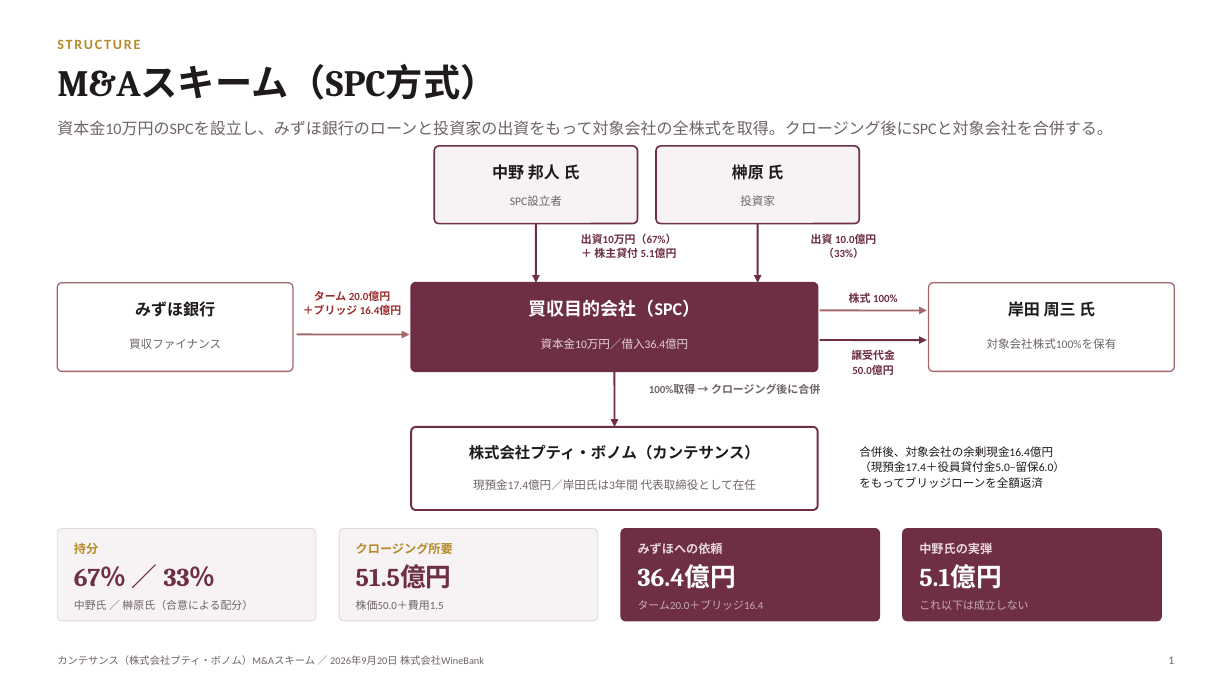
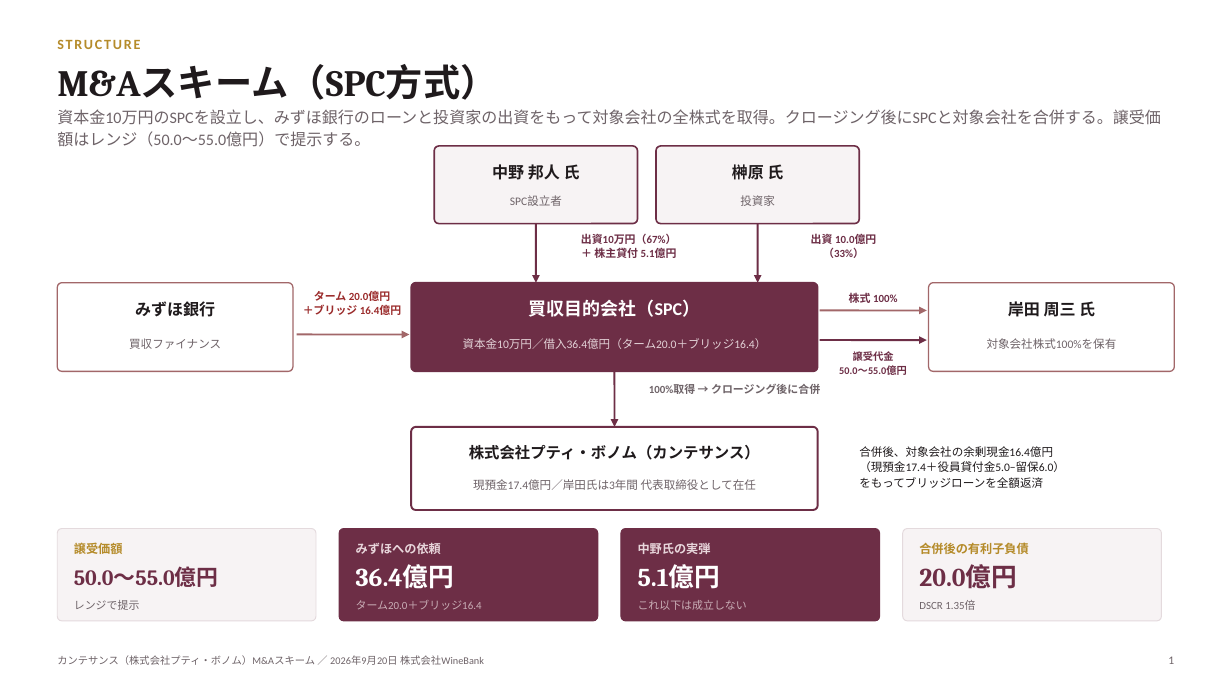
Before and after one commit to nakano-winebank/wine-auction, a slide deck: slide 1 of M&A/カンテサンス/カンテサンス_M&Aスキーム図.pptx. Drawn at 1232x693 pixels with LibreOffice and Linux fonts; fonts in the diff are those of the drawing. Boxes give left, top, right and bottom in pixels: in the first picture for what was removed or moved away, otherwise in the second. Text is boxed around its words. In the diff, an @@ line names an element or a change of style, - is before the commit and + after.

```diff
--- a/M&A/カンテサンス/カンテサンス_M&Aスキーム図.pptx
+++ b/M&A/カンテサンス/カンテサンス_M&Aスキーム図.pptx
@@ text at bbox=[57, 109, 1161, 147]: text changed @@
-資本金10万円のSPCを設立し、みずほ銀行のローンと投資家の出資をもって対象会社の全株式を取得。クロージング後にSPCと対象会社を合併する。
+資本金10万円のSPCを設立し、みずほ銀行のローンと投資家の出資をもって対象会社の全株式を取得。クロージング後にSPCと対象会社を合併する。譲受価額はレンジ（50.0〜55.0億円）で提示する。
@@ text at bbox=[463, 338, 767, 349]: text changed @@
-資本金10万円／借入36.4億円
+資本金10万円／借入36.4億円（ターム20.0＋ブリッジ16.4）
@@ text at bbox=[853, 351, 894, 361]: size 8.5 to 8 pt in "譲受代金" @@
@@ text at bbox=[839, 365, 907, 375]: text changed; size 8.5 to 8 pt @@
-50.0億円
+50.0〜55.0億円
@@ rounded rectangle at bbox=[339, 529, 598, 621]: fill #F7F3F4 to #6D2E46; outline #E4DADD 0.75 pt to #6D2E46 0.75 pt @@
@@ rounded rectangle at bbox=[903, 529, 1162, 621]: fill #6D2E46 to #F7F3F4; outline #6D2E46 0.75 pt to #E4DADD 0.75 pt @@
@@ text at bbox=[74, 541, 123, 558]: text changed @@
-持分
+譲受価額
@@ text at bbox=[74, 566, 219, 587]: text changed; size 20 to 17 pt @@
-67％ ／ 33％
+50.0〜55.0億円
@@ text at bbox=[356, 542, 441, 554]: text changed; text colour #B58B2A to #E8D6DB @@
-クロージング所要
+みずほへの依頼
@@ text at bbox=[356, 564, 454, 589]: text changed; text colour #6D2E46 to #FFFFFF @@
-51.5億円
+36.4億円
@@ text at bbox=[638, 542, 711, 554]: text changed @@
-みずほへの依頼
+中野氏の実弾
@@ text at bbox=[638, 564, 720, 589]: text changed @@
-36.4億円
+5.1億円
@@ text at bbox=[919, 542, 1028, 554]: text changed; text colour #E8D6DB to #B58B2A @@
-中野氏の実弾
+合併後の有利子負債
@@ text at bbox=[919, 564, 1017, 589]: text changed; text colour #FFFFFF to #6D2E46 @@
-5.1億円
+20.0億円
@@ text at bbox=[74, 600, 140, 610]: text changed @@
-中野氏 ／ 榊原氏（合意による配分）
+レンジで提示
@@ text at bbox=[356, 600, 482, 610]: text changed; text colour #6E6368 to #C9AEB6 @@
-株価50.0＋費用1.5
+ターム20.0＋ブリッジ16.4
@@ text at bbox=[638, 600, 747, 610]: text changed @@
-ターム20.0＋ブリッジ16.4
+これ以下は成立しない
@@ text at bbox=[919, 600, 975, 610]: text changed; text colour #C9AEB6 to #6E6368 @@
-これ以下は成立しない
+DSCR 1.35倍
```
Also in this commit, not shown: 1 other slide changed, 1 slide added, 4 other files.
